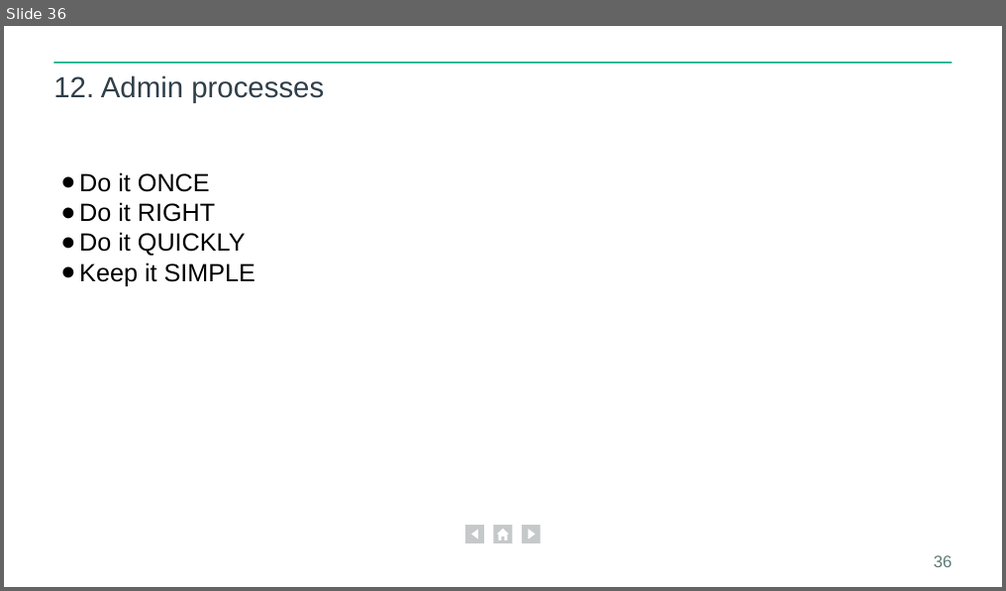
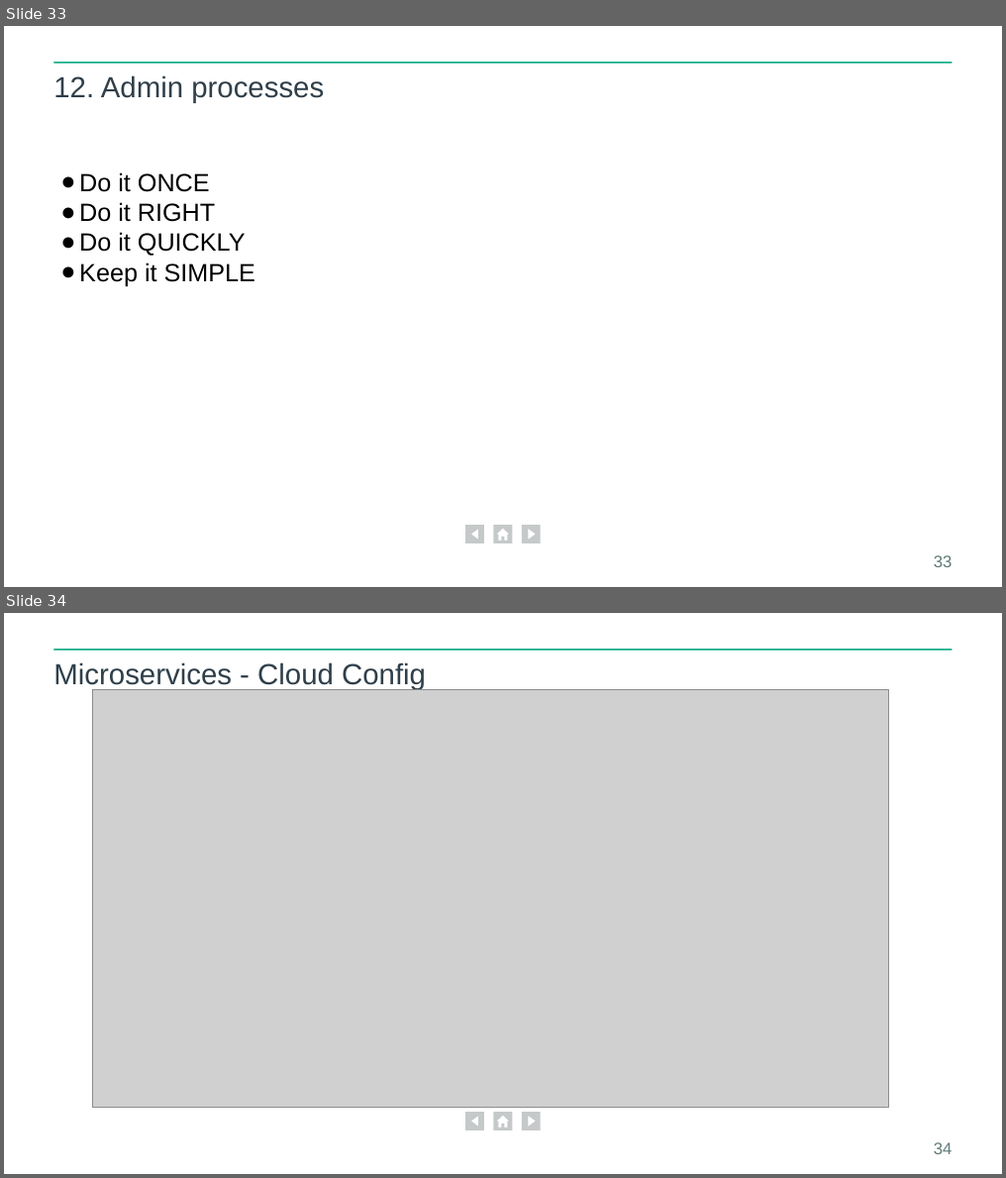
Before and after one commit to eljuanchosf/smit-training, a slide deck: dev/12 factor apps.pptx. Shown one above the other, each under a label of ours: slide 36 before the commit, slides 33 and 34 after it. The pictures are 1006x591 and 1006x1178 pixels, drawn with LibreOffice and Linux fonts; fonts in the diff are those of the drawing; grey boxes stand for pictures; background and template pictures are left out. Boxes give left, top, right and bottom in pixels: in the first picture for what was removed or moved away, otherwise in the second. Text is boxed around its words. In the diff, an @@ line names an element or a change of style, - is before the commit and + after.

```diff
--- a/dev/12 factor apps.pptx
+++ b/dev/12 factor apps.pptx
@@ slide 34 added at <box>4,613,1002,1174</box>, background #FFFFFF; not listed: 4 template elements that a slide beside it also shows @@
@@ title added at <box>54,663,426,690</box>, 56 pt, text #2F3F4A @@
+Microservices - Cloud Config
@@ picture added at <box>92,689,888,1107</box> @@
@@ page number added at <box>934,1143,952,1155</box>, 32 pt, text #5F7A76 @@
+34
@@ what was slide 36 is now slide 33 @@
@@ page number at <box>934,556,952,568</box>: text changed @@
-36
+33
```
Also in this commit, not shown: 2 slides changed, 2 other slides added, 2 slides removed, 5 other files.
